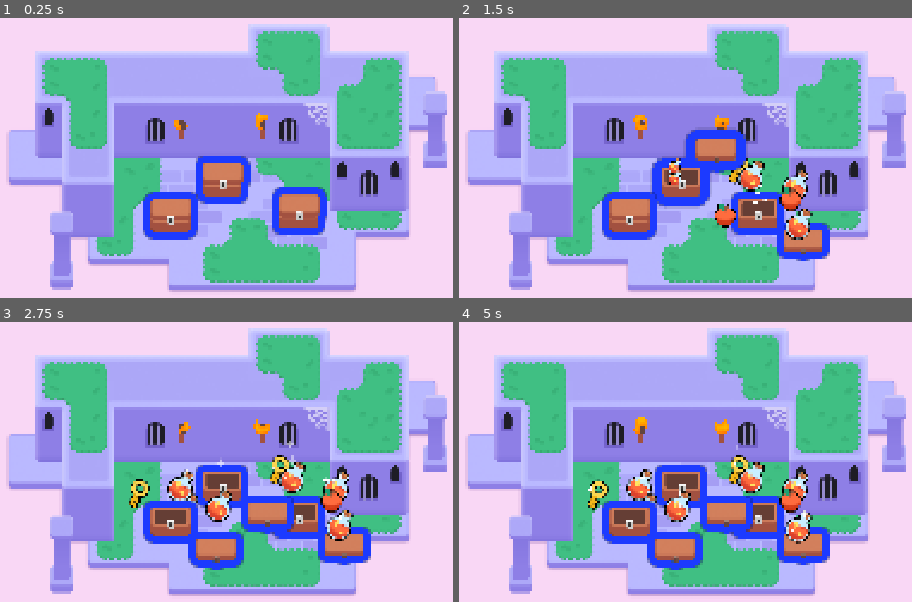
Above: before the commit, frames 1-4 (two rows, left to right).
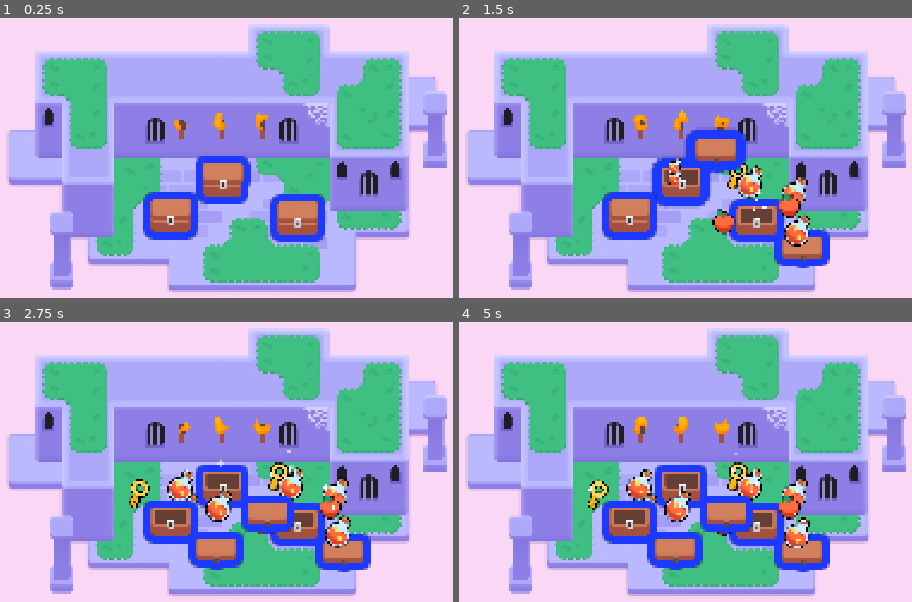
Above: after the commit, the same moments.

Repository: AntheaHo0/M6Looting
Game: Godot game, scene res://lessons/mini_dungeon.tscn
Two runs of this game, one before a commit and one after it. Both use one fixed random seed, a clock stepped at 60 frames per second and the inputs below.
Inputs (mouse positions are in pixels of both pictures, inside the frame that each line leads up to):
- Up to frame 1 (0.25 s): no input
- Up to frame 2 (1.5 s): tap Enter at 0.5 s; move the mouse to (757, 211) at 0.52 s; hold D (move_right) 0.53-1.28 s; tap Z at 0.6, 1.35 s; click (757, 211) at 0.67 s; tap Space at 0.77 s; move the mouse to (680, 180) at 1.27 s; hold S (move_down) from 1.28 s (still down); click (680, 180) at 1.42 s
- Up to frame 3 (2.75 s): tap Space at 1.52 s; move the mouse to (172, 518) at 2.02 s; release S (move_down) at 2.03 s; hold D (move_right) from 2.03 s (still down); tap Z at 2.1 s; click (172, 518) at 2.17 s
- Up to frame 4 (5 s): move the mouse to (640, 568) at 2.77 s; release D (move_right) at 2.78 s; hold W (move_up) 2.78-3.53 s; tap Z at 2.85, 3.6, 4.35 s; click (640, 568) at 2.92 s; tap Space at 3.02, 3.77, 4.52 s; move the mouse to (outside the picture) at 3.52 s; hold A (move_left) from 3.53 s (still down); click (outside the picture) at 3.67 s; move the mouse to (outside the picture) at 4.27 s; click (outside the picture) at 4.42 s

The runs differ from the first frame. In frame 1, 1.7% of the frame differs, in the area x 46-73%, y 33-80%; in frame 2, 4.9%, in the area x 47-82%, y 32-90%; in frame 3, 4.4%; in frame 4, 4.4%.

Commit message:
M6L9 (Completed)
Attempt was made on bird but wasn't successful. Will try on Friday.

Diff:
--- /dev/null
+++ b/assets/bird/bird.gd
@@ -0,0 +1,35 @@
+extends Node2D
+
+@onready var sprite_2d: Sprite2D = $Sprite2D
+@onready var wait_timer: Timer = $WaitTimer
+@onready var shadow: Sprite2D = $Shadow
+
+
+func _ready() -> void:
+	wait_timer.wait_time = randf_range(1.0, 3.0)
+	wait_timer.one_shot = true
+	wait_timer.timeout.connect(_animate_one_hop)
+	wait_timer.start()
+
+
+func _animate_one_hop() -> void:
+	const HOP_DURATION := 0.25
+	const HALF_HOP_DURATION := HOP_DURATION / 2.0
+
+	var random_direction := Vector2(1.0, 0.0).rotated(randf() * 2.0 * PI)
+	var land_position := random_direction * randf_range(0.0, 30.0)
+
+	var tween := create_tween().set_parallel()
+	tween.tween_property(sprite_2d, "position:x", land_position.x, HOP_DURATION)
+	tween.tween_property(shadow, "position", land_position, HOP_DURATION)
+
+	tween = create_tween()
+	tween.set_trans(Tween.TRANS_QUAD)
+	tween.set_ease(Tween.EASE_OUT)
+	const JUMP_HEIGHT := 16.0
+	tween.tween_property(sprite_2d, "position:y", land_position.y - JUMP_HEIGHT, HALF_HOP_DURATION)
+	tween.set_ease(Tween.EASE_IN)
+	tween.tween_property(sprite_2d, "position:y", land_position.y, HALF_HOP_DURATION)
+
+	wait_timer.wait_time = randf_range(1.0, 3.0)
+	tween.finished.connect(wait_timer.start)
--- a/assets/bird/shadow.tscn
+++ b/assets/bird/shadow.tscn
@@ -1,7 +1,9 @@
-[gd_scene load_steps=6 format=3 uid="uid://dnetm54guji21"]
+[gd_scene load_steps=8 format=3 uid="uid://bqdbhvjdnt6dr"]
 
-[ext_resource type="Shader" path="res://assets/bird/shadow.gdshader" id="1_n65kd"]
+[ext_resource type="Shader" uid="uid://d3s8mg37er32b" path="res://assets/bird/shadow.gdshader" id="1_n65kd"]
 [ext_resource type="Texture2D" uid="uid://b01mnp8qxfbh7" path="res://assets/small_circle.png" id="2_2mb0d"]
+[ext_resource type="Texture2D" uid="uid://bwhshkk62k3bh" path="res://assets/bird/sparrow.png" id="3_h7mg1"]
+[ext_resource type="Script" uid="uid://d36pyybqkqrcr" path="res://assets/bird/bird.gd" id="4_6vhxj"]
 
 [sub_resource type="Gradient" id="Gradient_1pcbm"]
 interpolation_mode = 1
@@ -20,3 +22,18 @@
 material = SubResource("ShaderMaterial_3o8dr")
 scale = Vector2(1.5625, 0.976562)
 texture = ExtResource("2_2mb0d")
+
+[node name="bird" type="Node2D" parent="."]
+position = Vector2(8.96, -17.408005)
+scale = Vector2(1, 0.9999999)
+script = ExtResource("4_6vhxj")
+
+[node name="Sparrow2" type="Sprite2D" parent="bird"]
+position = Vector2(-8.96, 17.408007)
+scale = Vector2(1, 0.9999999)
+texture = ExtResource("3_h7mg1")
+
+[node name="Sparrow" type="Sprite2D" parent="bird"]
+position = Vector2(-8.96, 17.408007)
+scale = Vector2(1, 1.0000001)
+texture = ExtResource("3_h7mg1")
--- a/assets/torch/torch.gd
+++ b/assets/torch/torch.gd
@@ -1,7 +1,16 @@
-extends Node2D
+extends Area2D
 
 @onready var flame: Sprite2D = $Flame
 
 func _ready() -> void:
-	# This parameter of the shader material gives each flame a slightly different look and randomized animation.
 	flame.material.set("shader_parameter/offset", global_position * 0.1)
+
+
+func _input_event(_viewport: Viewport, event: InputEvent, _shape_idx: int) -> void:
+	var is_mouse_pressed: bool = (
+		event is InputEventMouseButton and
+		event.pressed and
+		event.button_index == MOUSE_BUTTON_LEFT
+	)
+	if is_mouse_pressed:
+		flame.visible = not flame.visible
--- a/assets/torch/torch.tscn
+++ b/assets/torch/torch.tscn
@@ -17,18 +17,21 @@
 fractal_type = 0
 
 [sub_resource type="NoiseTexture2D" id="NoiseTexture2D_1dd3t"]
+noise = SubResource("FastNoiseLite_ht4je")
 seamless = true
-noise = SubResource("FastNoiseLite_ht4je")
 
 [sub_resource type="ShaderMaterial" id="ShaderMaterial_tuqmc"]
 resource_local_to_scene = true
 shader = ExtResource("2_2ljxm")
+shader_parameter/noise_sampler = SubResource("NoiseTexture2D_1dd3t")
+shader_parameter/flame_gradient = SubResource("GradientTexture1D_cnwig")
 shader_parameter/time_scale = 1.0
 shader_parameter/offset = Vector2(0, 0)
-shader_parameter/noise_sampler = SubResource("NoiseTexture2D_1dd3t")
-shader_parameter/flame_gradient = SubResource("GradientTexture1D_cnwig")
 
-[node name="Torch" type="Node2D"]
+[sub_resource type="CircleShape2D" id="CircleShape2D_cb8w2"]
+radius = 23.537205
+
+[node name="Torch" type="Area2D"]
 script = ExtResource("1_8rman")
 
 [node name="TorchBody" type="Sprite2D" parent="."]
@@ -40,3 +43,7 @@
 position = Vector2(0, -30)
 scale = Vector2(0.28038, 0.28038)
 texture = ExtResource("3_5oi5q")
+
+[node name="CollisionShape2D" type="CollisionShape2D" parent="."]
+position = Vector2(-1, -19)
+shape = SubResource("CircleShape2D_cb8w2")
--- a/lessons/items/item.gd
+++ b/lessons/items/item.gd
@@ -1,9 +1,22 @@
-# Script for pickable items. We don't use inheritance here, just composition: an item is any Area2D scene with a child sprite and this script attached. See gem.tscn and health_pack.tscn.
 extends Area2D
 
 
 func _ready() -> void:
 	play_floating_animation()
+
+
+func _input_event(_viewport: Viewport, event: InputEvent, _shape_idx: int) -> void:
+	var event_is_mouse_click: bool = (
+		event is InputEventMouseButton and
+		event.button_index == MOUSE_BUTTON_LEFT and
+		event.is_pressed()
+	)
+
+	if event_is_mouse_click:
+		var tween := create_tween()
+		tween.set_trans(Tween.TRANS_CUBIC).set_ease(Tween.EASE_OUT)
+		tween.tween_property(get_node("Sprite2D"), "scale", Vector2(0.0, 0.0), 0.3)
+		tween.finished.connect(queue_free)
 
 
 func play_floating_animation() -> void:
--- a/lessons/mini_dungeon.tscn
+++ b/lessons/mini_dungeon.tscn
@@ -306,6 +306,9 @@
 [node name="Torch2" parent="Background" instance=ExtResource("6_fokey")]
 position = Vector2(480, 128)
 
+[node name="Torch3" parent="Background" instance=ExtResource("6_fokey")]
+position = Vector2(574, 127)
+
 [node name="Camera2D" type="Camera2D" parent="Background"]
 position = Vector2(576, 235)
 rotation_smoothing_enabled = true
@@ -324,7 +327,7 @@
 metadata/_edit_lock_ = true
 
 [node name="Chest" parent="." instance=ExtResource("7_jj8kc")]
-position = Vector2(762, 312)
+position = Vector2(759, 328)
 
 [node name="Chest 2" parent="." instance=ExtResource("7_jj8kc")]
 position = Vector2(578, 235)
Not shown, added: assets/bird/bird.gd.uid
Not shown: 1 places in assets/torch/torch.tscn that only renumber resources
Not shown: 1 places in lessons/items/apple.tscn that only renumber resources
